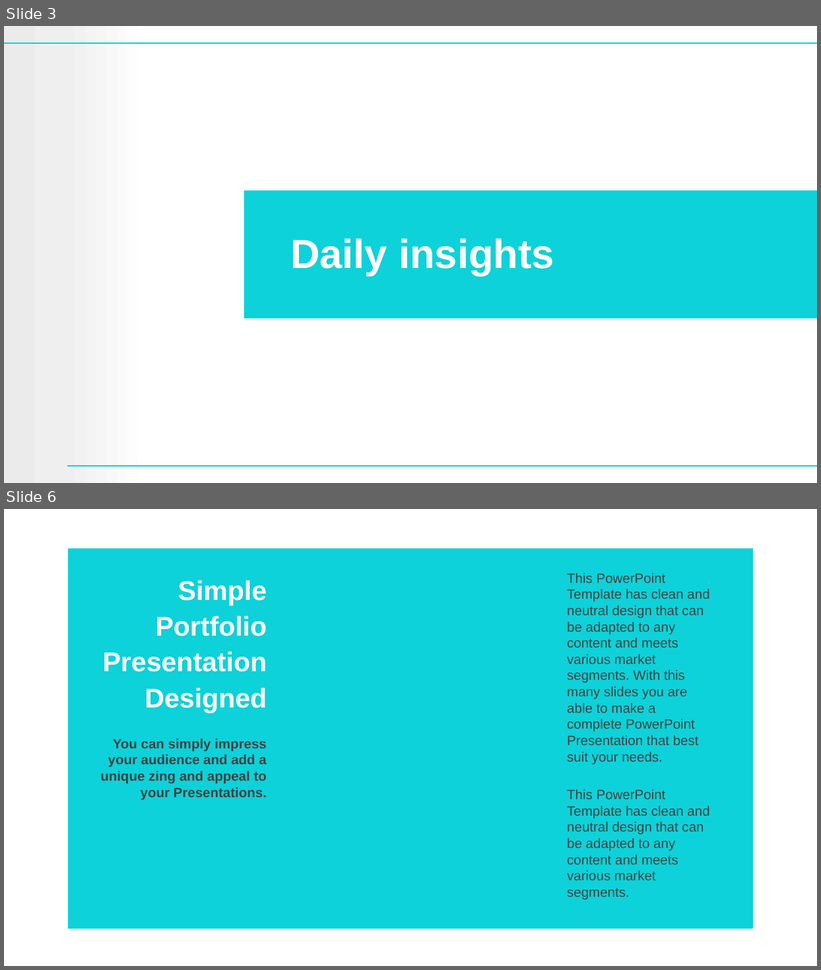
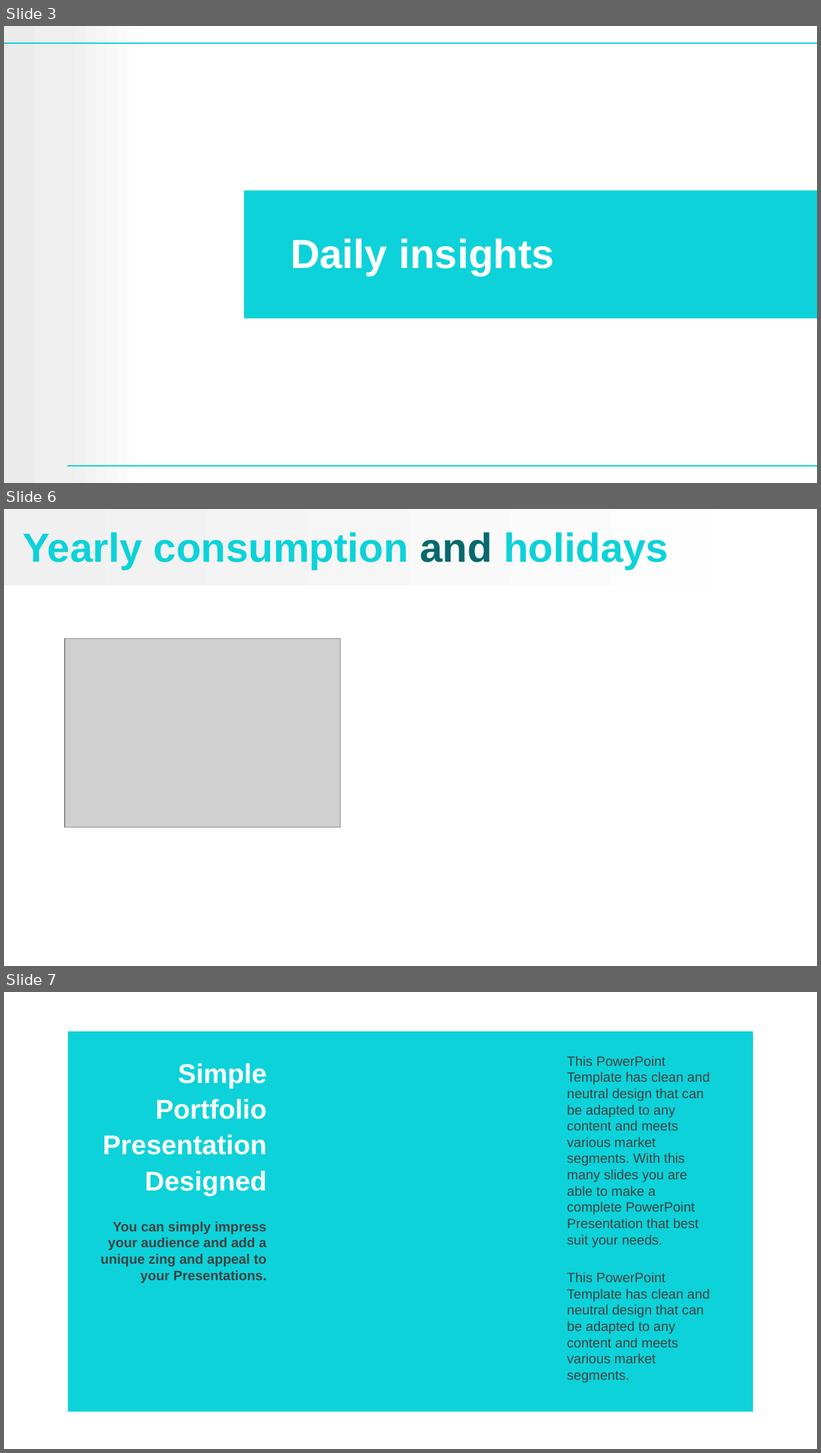
Before and after one commit to JJeroenjeroen/Ubiqum-objective-3-IoT-analysis, a slide deck: Task 2 - Visualize and Analyze Energy Data/Presentation/presentation V1.0.pptx. Shown one above the other, each under a label of ours: slides 3 and 6 before the commit, slides 3, 6 and 7 after it; the slides between them are not shown. The pictures are 821x970 and 821x1453 pixels, drawn with LibreOffice and Linux fonts; fonts in the diff are those of the drawing; grey boxes stand for pictures; background and template pictures are left out. Boxes give left, top, right and bottom in pixels: in the first picture for what was removed or moved away, otherwise in the second. Text is boxed around its words. In the diff, an @@ line names an element or a change of style, - is before the commit and + after.

```diff
--- a/Task 2 - Visualize and Analyze Energy Data/Presentation/presentation V1.0.pptx
+++ b/Task 2 - Visualize and Analyze Energy Data/Presentation/presentation V1.0.pptx
@@ slide 6 added at (4,509,817,966), background #FFFFFF @@
@@ rectangle added at (4,509,814,586), fill gradient #F0F0F0 to #FFFFFF @@
@@ title added at (22,532,669,570), 36 pt, text #0DD2D9, bold @@
+Yearly consumption and holidays
@@ rectangle added at (65,639,341,828), fill #FFFFFF, outline #FFFFFF 2 pt @@
@@ picture added at (65,639,341,828) @@
@@ what was slide 6 is now slide 7 @@
```
Also in this commit, not shown: 3 slides changed, 1 slide removed, 8 other files.
